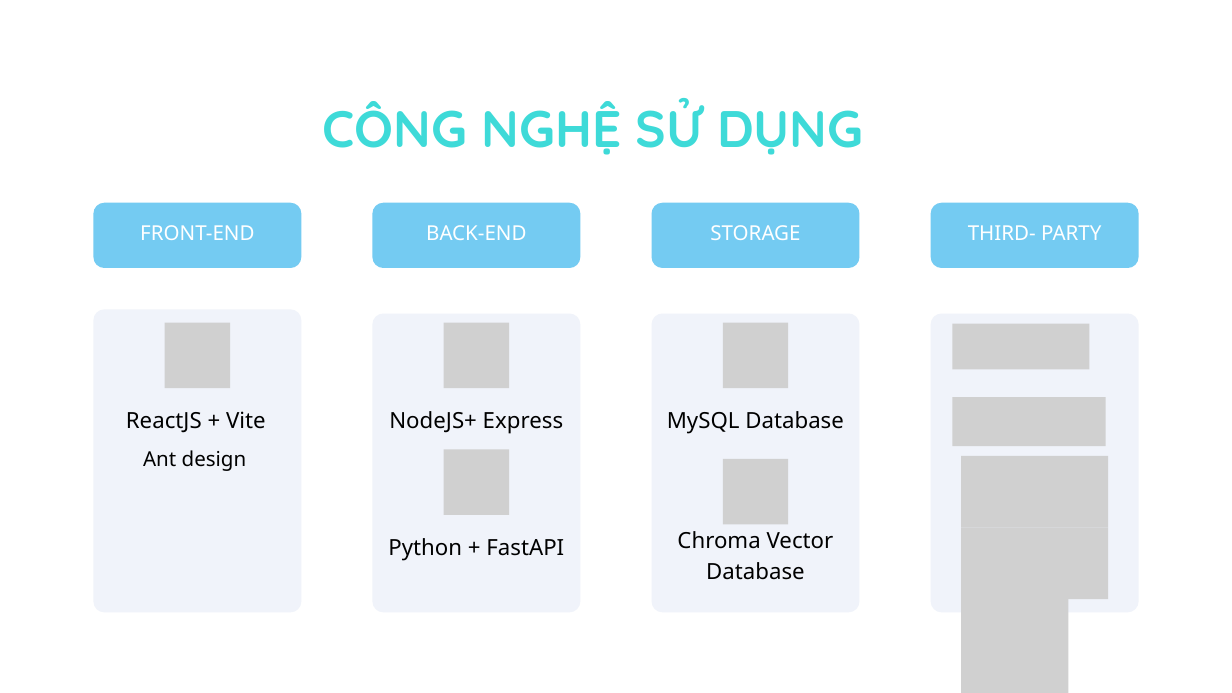
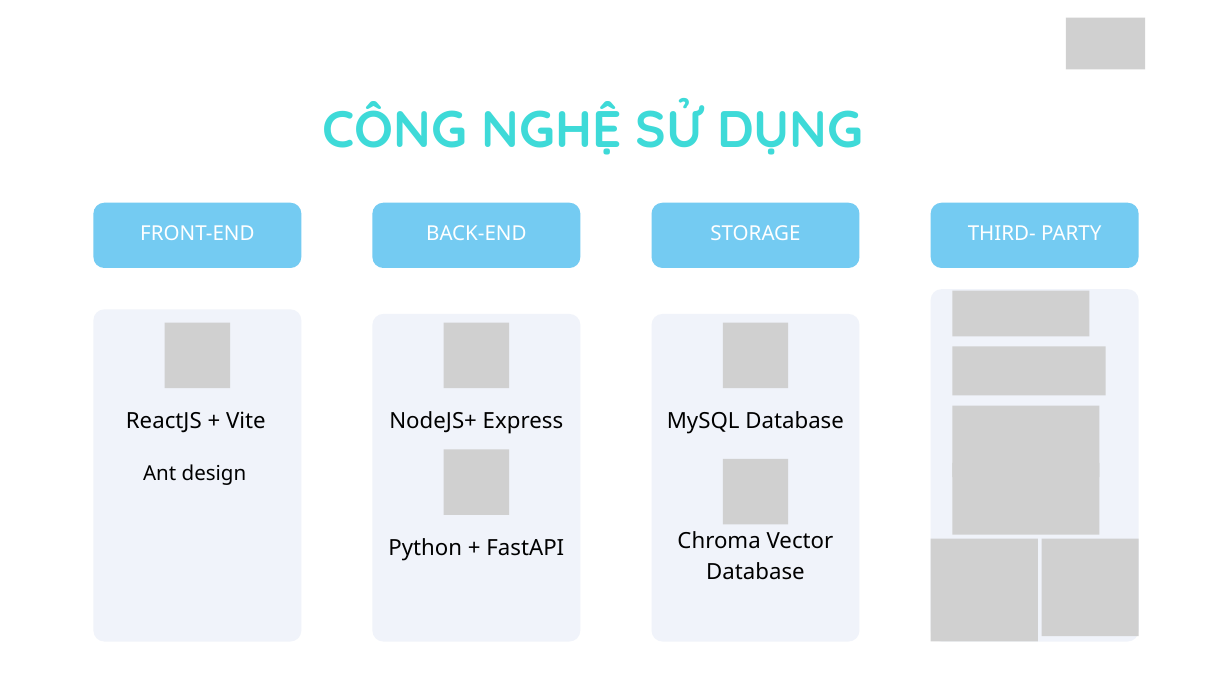
Before and after one commit to tandat8503/web-ecommerce, a slide deck: slide 10 of NguyenTanDat_DH52110780_LeThiLyLy_DH52104298.pptx. Drawn at 1232x693 pixels with LibreOffice and Linux fonts; fonts in the diff are those of the drawing; grey boxes stand for pictures. Boxes give left, top, right and bottom in pixels: in the first picture for what was removed or moved away, otherwise in the second. Text is boxed around its words. In the diff, an @@ line names an element or a change of style, - is before the commit and + after.

```diff
--- a/NguyenTanDat_DH52110780_LeThiLyLy_DH52104298.pptx
+++ b/NguyenTanDat_DH52110780_LeThiLyLy_DH52104298.pptx
@@ picture added at box(1066, 18, 1145, 70) @@
@@ text "Ant design": place and size @@
-text "Ant design" at box(143, 450, 247, 471)
+text "Ant design" at box(143, 464, 247, 485)
@@ freeform shape: place and size @@
-freeform shape at box(931, 314, 1139, 612)
+freeform shape at box(931, 289, 1139, 641)
@@ picture: place and size @@
-picture at box(952, 323, 1090, 369)
+picture at box(952, 291, 1090, 336)
@@ freeform shape: place and size @@
-freeform shape at box(94, 309, 302, 612)
+freeform shape at box(94, 309, 302, 641)
@@ freeform shape: place and size @@
-freeform shape at box(373, 314, 581, 612)
+freeform shape at box(373, 314, 581, 642)
@@ freeform shape: place and size @@
-freeform shape at box(652, 314, 860, 612)
+freeform shape at box(652, 314, 860, 642)
@@ picture: place and size @@
-picture at box(952, 397, 1106, 446)
+picture at box(952, 346, 1106, 395)
@@ picture: place and size @@
-picture at box(961, 456, 1108, 527)
+picture at box(952, 406, 1100, 477)
@@ picture: place and size @@
-picture at box(961, 527, 1108, 599)
+picture at box(952, 463, 1100, 535)
@@ picture: place and size @@
-picture at box(961, 590, 1068, 693)
+picture at box(931, 538, 1038, 641)
@@ picture added at box(1042, 538, 1138, 636) @@
```
Also in this commit, not shown: 9 other slides changed, 2 slides added, 2 slides removed, 2 other files.
